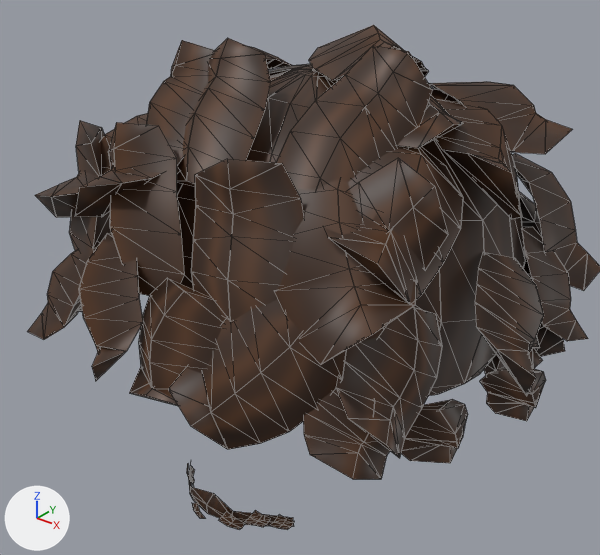
Renders of the Blender file tools/blend/hair/brother.blend from each side of a commit.
Before and after are seen from a camera (50 mm lens) standing at (0.325, -0.503, 2.093) and looking at (-0.015, -0.078, 1.829). Every picture has the same lights, and +X, +Y and +Z are marked at lower left. The older version comes first. Mesh edges are drawn as thin lines.

The first picture shows 'brother_hair', 'brother_moustache'.
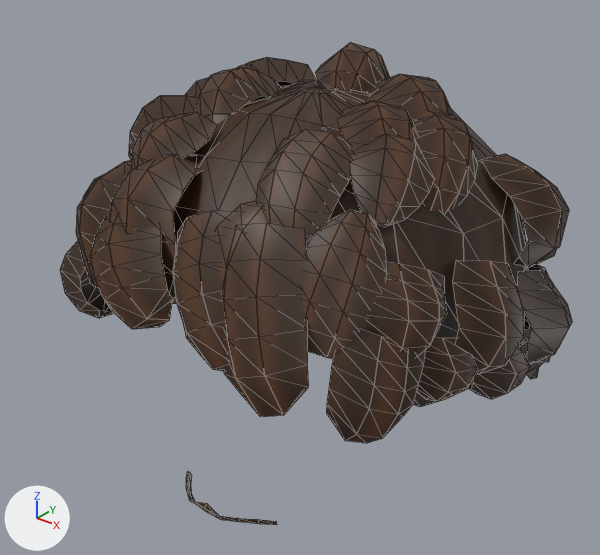
Location of each change, [x1, y1, x2, y2] in pixels of the pictures (600 x 555 px):
'brother_hair', reshaped: before [27, 25, 600, 479]; after [60, 42, 572, 443]
'brother_moustache', reshaped (16% narrower, 18% shorter): before [187, 464, 295, 530]; after [186, 471, 277, 525]
part 1 of me_brother_hair, rebuilt: before [269, 65, 307, 73]; after [302, 80, 317, 82]
part 2 of me_brother_hair, deleted (brown): before [27, 25, 600, 479]
part 3 of me_brother_hair, reshaped (mostly hidden before): before [272, 64, 311, 73]; after [60, 42, 572, 443]
part 4 of me_brother_moustache, rebuilt: before [222, 517, 235, 523]; after [220, 517, 238, 522]
part 5 of me_brother_moustache, rebuilt (not visible afterwards): before [232, 511, 250, 519]
part 6 of me_brother_moustache, rebuilt: before [239, 520, 252, 525]; after [242, 519, 259, 524]
part 7 of me_brother_moustache, deleted: before [187, 464, 295, 530]
part 8 of me_brother_moustache, reshaped: before [187, 469, 265, 524]; after [186, 471, 277, 525]

The edits, one by one:
me_brother_hair is used by ob_brother_hair; location (0.0, 0.0, 0.0).
me_brother_hair had 5313 vertices, 1771 faces and spanned x -0.187..0.178, y -0.26..0.128, z 1.672..2.007.
me_brother_hair now has 5814 vertices, 1938 faces and spans x -0.166..0.167, y -0.239..0.1, z 1.662..1.992.
me_brother_hair part 1: the loose piece of 3 vertices spanning x -0.079..-0.011, y -0.069..-0.027, z 1.961..1.981 is rebuilt with 3 vertices and now spans x -0.07..-0.008, y -0.071..-0.037, z 1.957..1.971.
me_brother_hair part 2: 1729 loose pieces with 5187 vertices, spanning x -0.187..0.178, y -0.26..0.128, z 1.672..2.007, are deleted.
me_brother_hair part 3: 18 vertices removed from x -0.132..0.0, y -0.073..0.052, z 1.721..1.982; 5706 vertices added at x -0.166..0.167, y -0.239..0.1, z 1.662..1.992.
Other edits to the shape of me_brother_hair do not show in these pictures.
me_brother_moustache is used by ob_brother_moustache; location (0.0, 0.0, 0.0).
me_brother_moustache had 216 vertices, 72 faces and spanned x -0.05..0.0502, y -0.1991..-0.1626, z 1.6845..1.7133.
me_brother_moustache now has 96 vertices, 32 faces and spans x -0.0421..0.0421, y -0.2017..-0.1721, z 1.6952..1.7087.
me_brother_moustache part 4: the loose piece of 3 vertices spanning x 0.0136..0.0224, y -0.1975..-0.1932, z 1.7003..1.7054 is rebuilt with 3 vertices and now spans x 0.012..0.023, y -0.1983..-0.1899, z 1.7001..1.7051.
me_brother_moustache part 5: the loose piece of 3 vertices spanning x 0.0195..0.0361, y -0.1943..-0.1801, z 1.7017..1.7097 is rebuilt with 3 vertices and now spans x 0.0238..0.0336, y -0.1942..-0.1828, z 1.7024..1.7068.
me_brother_moustache part 6: the loose piece of 3 vertices spanning x 0.0194..0.0355, y -0.1943..-0.1781, z 1.6953..1.7048 is rebuilt with 3 vertices and now spans x 0.0233..0.0331, y -0.1917..-0.1814, z 1.6981..1.7046.
me_brother_moustache part 7: 52 loose pieces with 156 vertices, spanning x -0.05..0.0502, y -0.1991..-0.1626, z 1.6845..1.7133, are deleted.
Part 8, on me_brother_moustache:
51 vertices are removed from x -0.0494..0.0361, y -0.1978..-0.165, z 1.6953..1.7127.
17 faces are deleted.
87 vertices are added at x -0.0421..0.0421, y -0.2017..-0.1721, z 1.6952..1.7087.
29 new faces join them.
